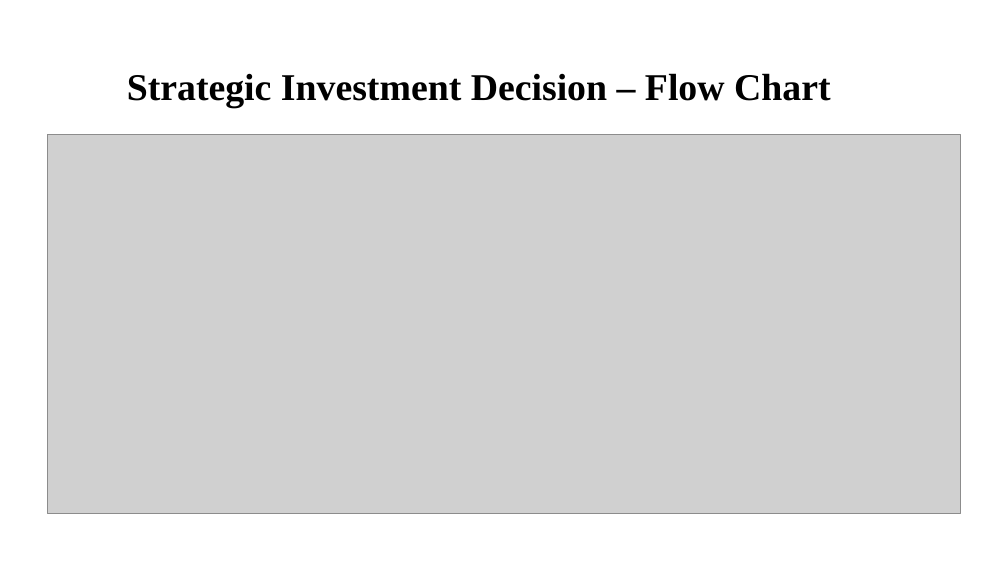
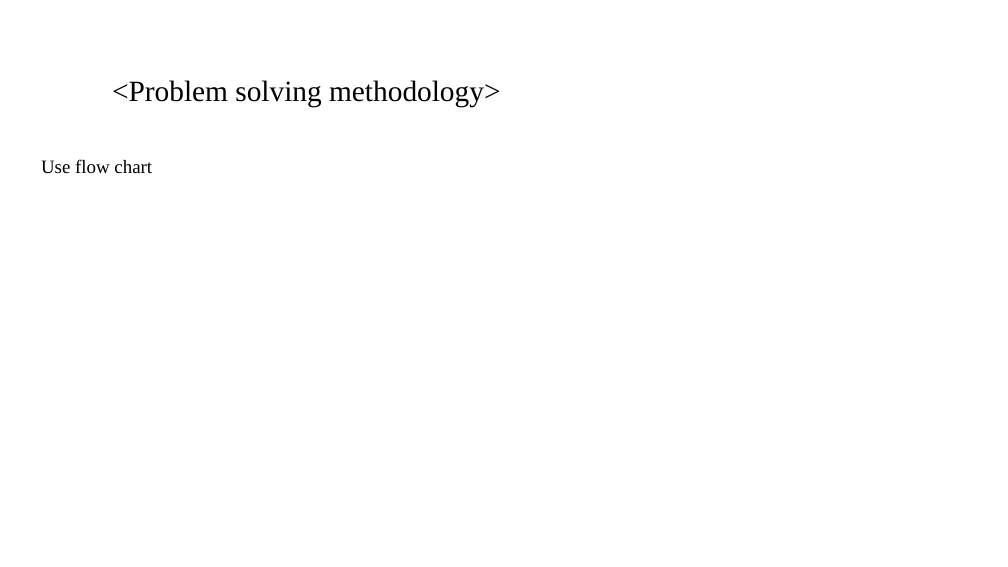
Before and after one commit to rakesgor/InvestmentGroupStudy, a slide deck: slide 3 of Spark Funds Presentation.pptx. Drawn at 1008x567 pixels with LibreOffice and Linux fonts; fonts in the diff are those of the drawing; grey boxes stand for pictures; background and template pictures are left out. Boxes give left, top, right and bottom in pixels: in the first picture for what was removed or moved away, otherwise in the second. Text is boxed around its words. In the diff, an @@ line names an element or a change of style, - is before the commit and + after.

```diff
--- a/Spark Funds Presentation.pptx
+++ b/Spark Funds Presentation.pptx
@@ title at (112, 80, 500, 108): text changed; size 36 to 28 pt; bold off @@
-Strategic Investment Decision – Flow Chart
+<Problem solving methodology>
@@ picture removed at (48, 135, 961, 513) @@
@@ text added at (41, 159, 152, 174), 18 pt, text #000000 @@
+Use flow chart
```
Also in this commit, not shown: 7 other slides changed, 2 slides added, 2 slides removed.
